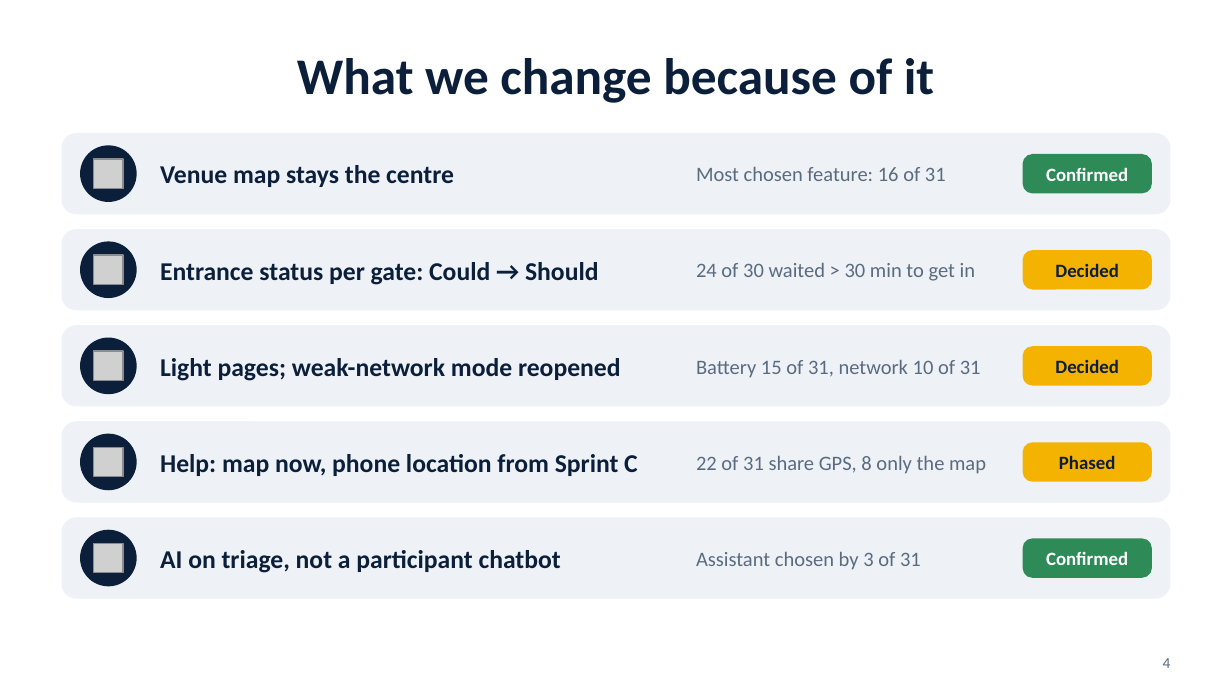
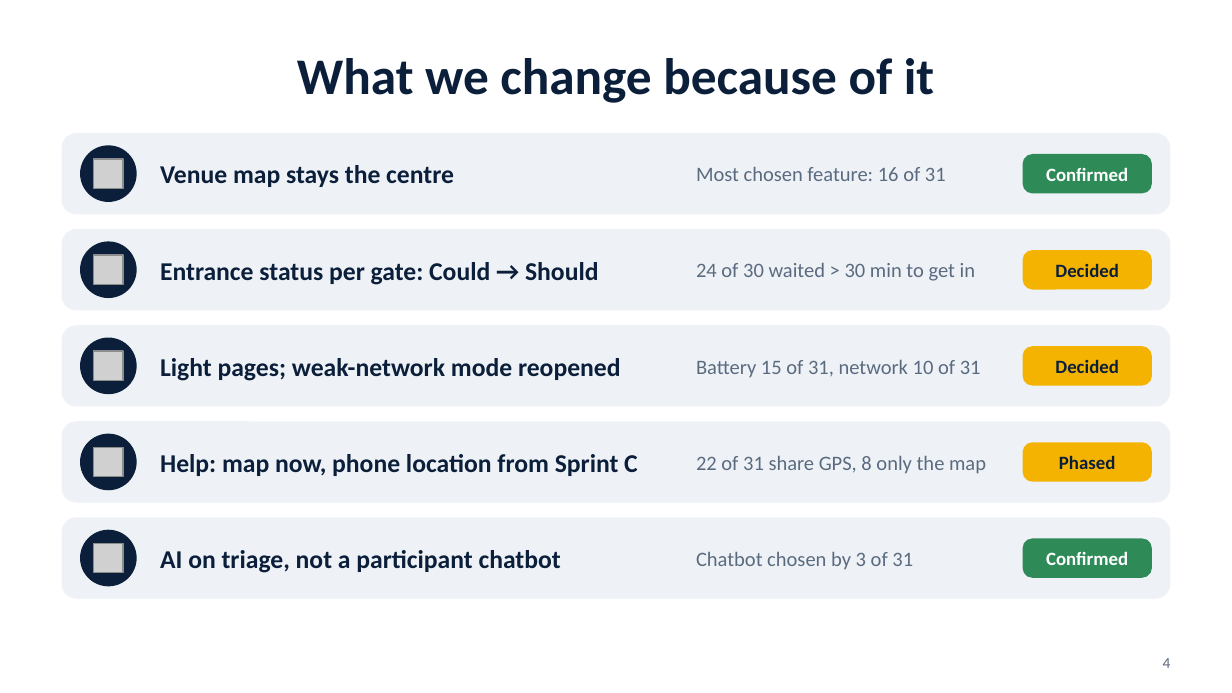
Before and after one commit to tomasoliveira21/LABDSOF, a slide deck: slide 4 of Docs/Presentation/Farol_Sprint_A_TTP_Presentation.pptx. Drawn at 1232x693 pixels with LibreOffice and Linux fonts; fonts in the diff are those of the drawing; grey boxes stand for pictures. Boxes give left, top, right and bottom in pixels: in the first picture for what was removed or moved away, otherwise in the second. Text is boxed around its words. In the diff, an @@ line names an element or a change of style, - is before the commit and + after.

```diff
--- a/Docs/Presentation/Farol_Sprint_A_TTP_Presentation.pptx
+++ b/Docs/Presentation/Farol_Sprint_A_TTP_Presentation.pptx
@@ text at [696, 552, 913, 570]: text changed @@
-Assistant chosen by 3 of 31
+Chatbot chosen by 3 of 31
```
Also in this commit, not shown: 4 other slides changed, 1 other file.
